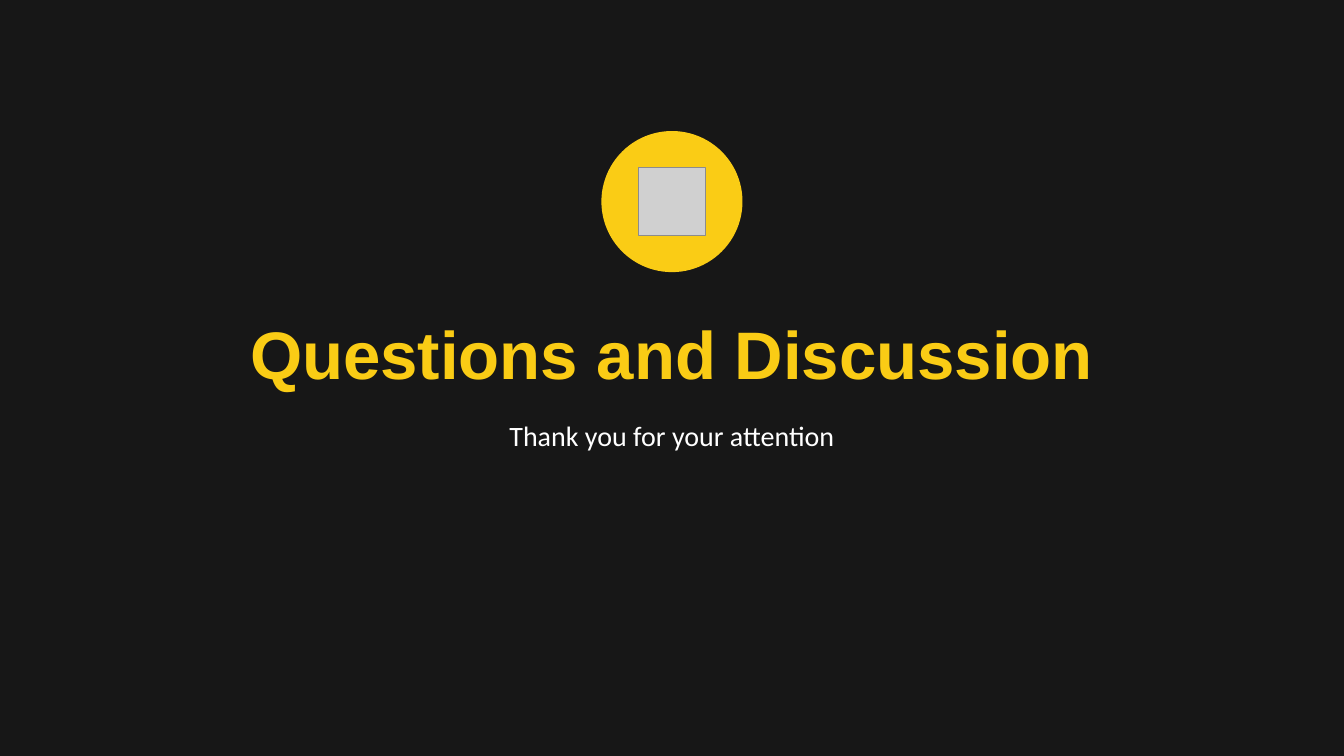
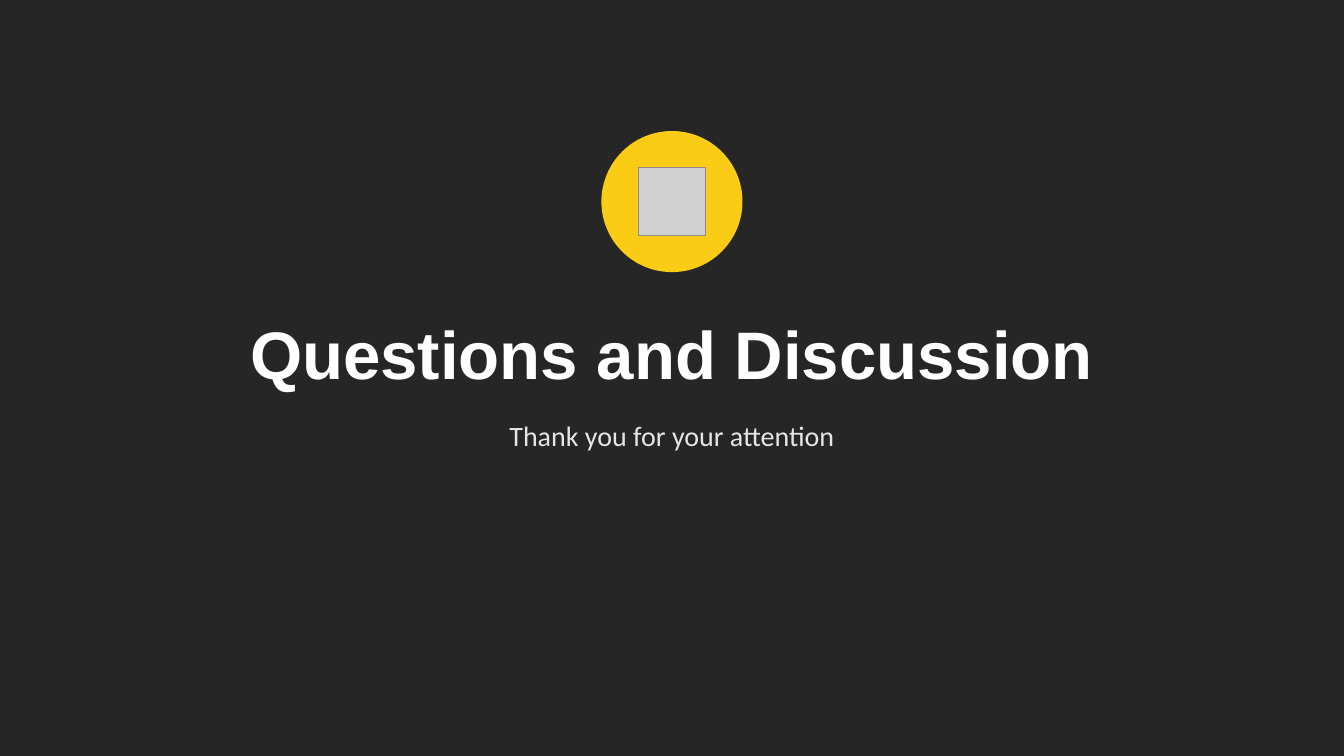
Before and after one commit to Anithmanasae/Serve-Smart-software, a slide deck: slide 24 of Frailty_Fractures_and_Functional_Recovery.pptx. Drawn at 1344x756 pixels with LibreOffice and Linux fonts; fonts in the diff are those of the drawing; grey boxes stand for pictures. Boxes give left, top, right and bottom in pixels: in the first picture for what was removed or moved away, otherwise in the second. Text is boxed around its words. In the diff, an @@ line names an element or a change of style, - is before the commit and + after.

```diff
--- a/Frailty_Fractures_and_Functional_Recovery.pptx
+++ b/Frailty_Fractures_and_Functional_Recovery.pptx
@@ background #171717 to #262626 @@
@@ title "Questions and Discussion" at bbox=[250, 330, 1093, 392]: text colour #FACC15 to #FFFFFF @@
@@ text "Thank you for your attention" at bbox=[509, 426, 834, 451]: text colour #FFFFFF to #E5E5E5 @@
```
Also in this commit, not shown: 15 other slides changed.
